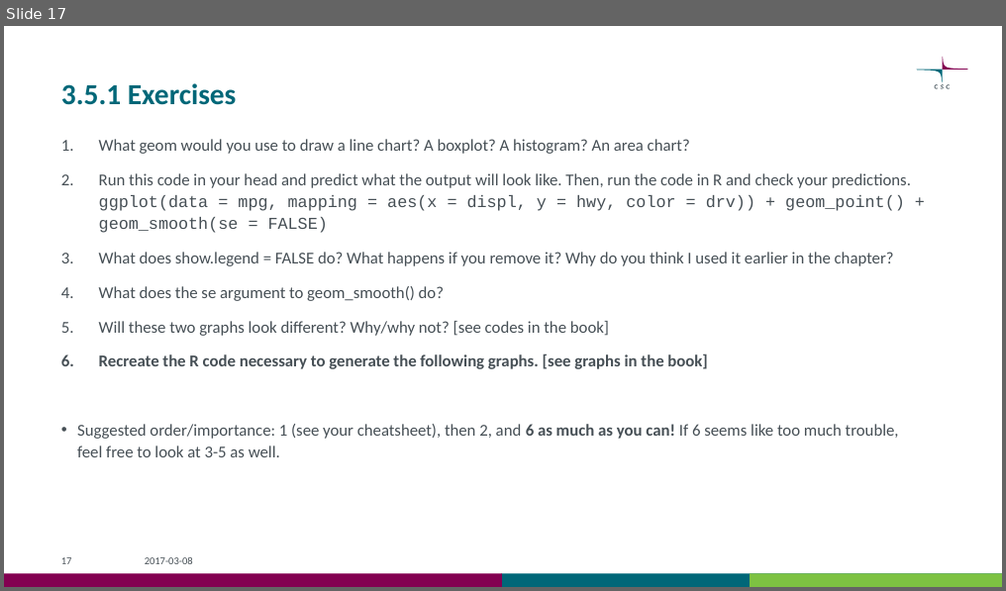
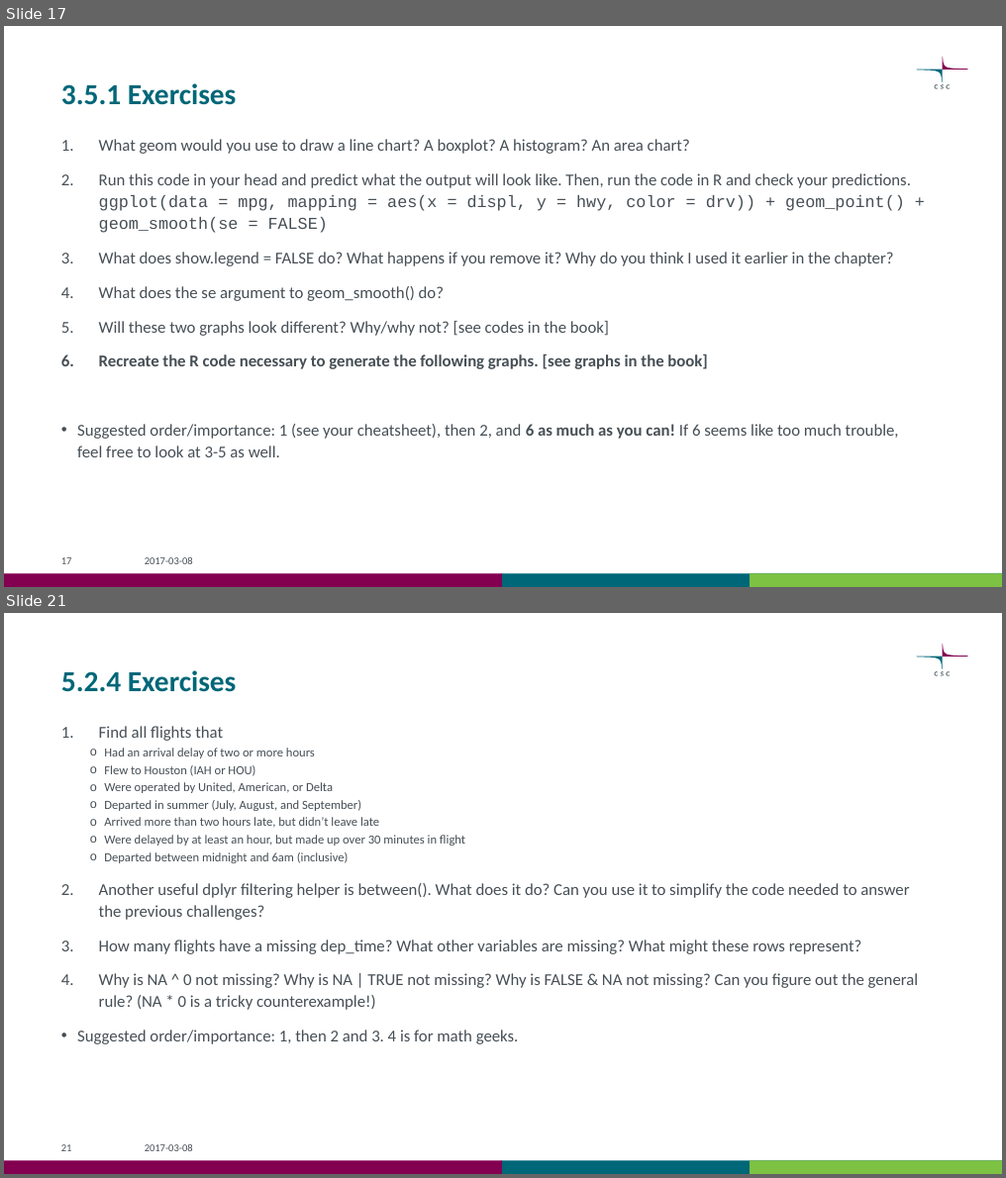
Before and after one commit to csc-training/wrangling-with-R, a slide deck: wrangling_with_r_bio18.pptx. Shown one above the other, each under a label of ours: slide 17 before the commit, slides 17 and 21 after it; the slides between them are not shown. The pictures are 1006x591 and 1006x1178 pixels, drawn with LibreOffice and Linux fonts; fonts in the diff are those of the drawing. Boxes give left, top, right and bottom in pixels: in the first picture for what was removed or moved away, otherwise in the second. Text is boxed around its words. In the diff, an @@ line names an element or a change of style, - is before the commit and + after.

```diff
--- a/wrangling_with_r_bio18.pptx
+++ b/wrangling_with_r_bio18.pptx
@@ slide 21 added at box(4, 613, 1002, 1174), background #FFFFFF; not listed: 6 template elements that a slide beside it also shows @@
@@ title added at box(61, 670, 237, 692), 28 pt, text #006778, bold @@
+5.2.4 Exercises
@@ text added at box(77, 726, 919, 1045), 16 pt, text #465055 @@
+1. Find all flights that
+  o Had an arrival delay of two or more hours
+  o Flew to Houston (IAH or HOU)
+  o Were operated by United, American, or Delta
+  o Departed in summer (July, August, and September)
+  o Arrived more than two hours late, but didn’t leave late
+  o Were delayed by at least an hour, but made up over 30 minutes in flight
+  o Departed between midnight and 6am (inclusive)
+2. Another useful dplyr filtering helper is between(). What does it do? Can you use it to simplify the code needed to answer the previous challenges?
+3. How many flights have a missing dep_time? What other variables are missing? What might these rows represent?
+4. Why is NA ^ 0 not missing? Why is NA | TRUE not missing? Why is FALSE & NA not missing? Can you figure out the general rule? (NA * 0 is a tricky counterexample!)
+• Suggested order/importance: 1, then 2 and 3. 4 is for math geeks.
@@ page number added at box(61, 1145, 72, 1152), 10 pt, text #465055 @@
+21
@@ text added at box(145, 1145, 193, 1152), 10 pt, text #465055 @@
+2017-03-08
```
Also in this commit, not shown: 1 slide changed, 9 other slides added, 1 other file.
